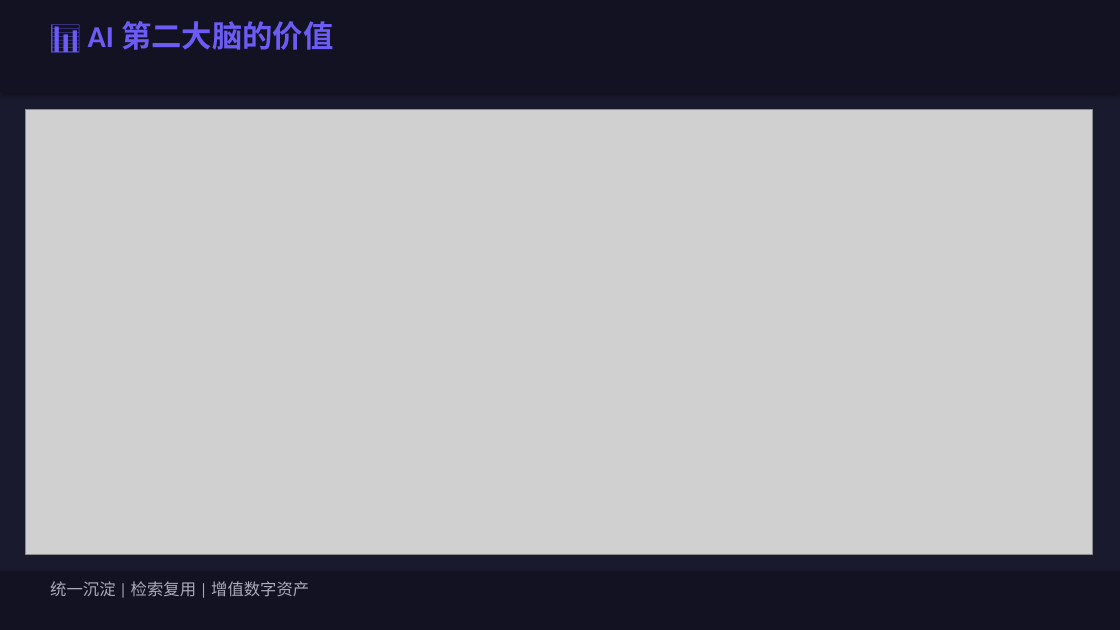
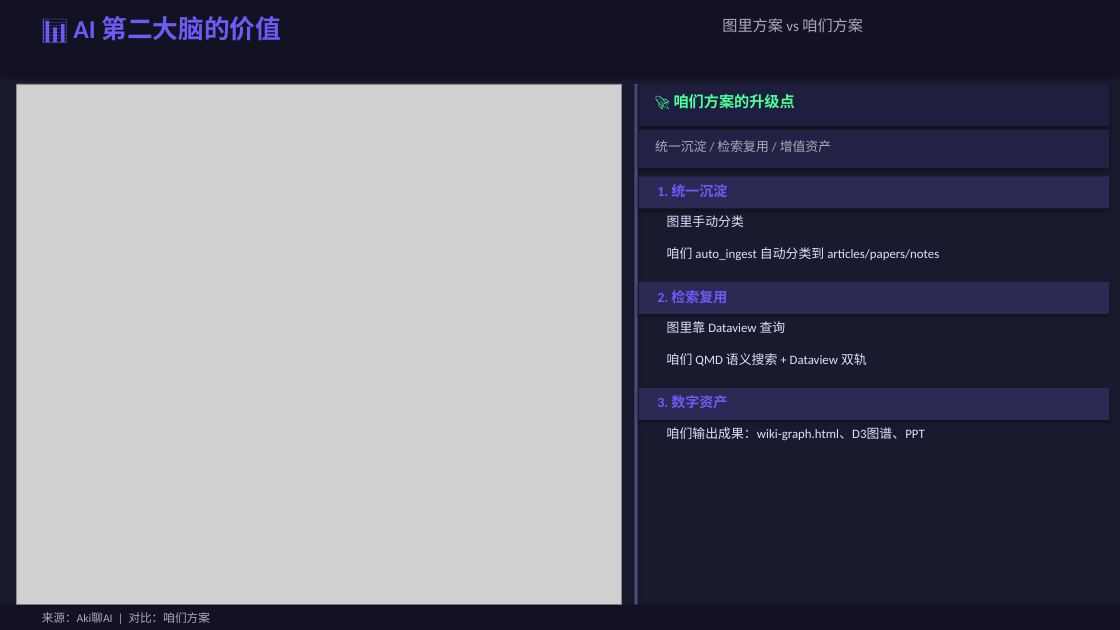
Before and after one commit to JohnsonYangJS/obsidian-llm-wiki, a slide deck: slide 15 of output/LLM_Wiki_OpenClaw_Obsidian_完整版.pptx. Drawn at 1120x630 pixels with LibreOffice and Linux fonts; fonts in the diff are those of the drawing; grey boxes stand for pictures. Boxes give left, top, right and bottom in pixels: in the first picture for what was removed or moved away, otherwise in the second. Text is boxed around its words. In the diff, an @@ line names an element or a change of style, - is before the commit and + after.

```diff
--- a/output/LLM_Wiki_OpenClaw_Obsidian_完整版.pptx
+++ b/output/LLM_Wiki_OpenClaw_Obsidian_完整版.pptx
@@ rectangle: place and size @@
-rectangle at (0,0,1120,92)
+rectangle at (0,0,1120,76)
@@ text "📊 AI 第二大脑的价值": place and size @@
-text "📊 AI 第二大脑的价值" at (88,21,333,50)
+text "📊 AI 第二大脑的价值" at (73,16,281,41)
@@ text "📊 AI 第二大脑的价值" at (73,16,281,41): size 26 to 22 pt @@
@@ text added at (722,18,863,32), 13 pt, text #AAAABB @@
+图里方案 vs 咱们方案
@@ picture: place and size @@
-picture at (25,109,1092,555)
+picture at (17,84,622,605)
@@ rectangle added at (634,84,638,605), fill #4A4A7A @@
@@ rectangle added at (639,84,1109,126), fill #1E1E3E @@
@@ text added at (674,94,795,109), 13 pt, text #4EFF9C, bold @@
+🚀 咱们方案的升级点
@@ rectangle added at (639,130,1109,168), fill #222244 @@
@@ text at (655,140,831,152): text changed; size 14 to 11 pt @@
-统一沉淀 | 检索复用 | 增值数字资产
+统一沉淀 / 检索复用 / 增值资产
@@ rectangle added at (639,176,1109,208), fill #2A2A55 @@
@@ text added at (657,184,727,197), 12 pt, text #6C5CF5, bold @@
+1. 统一沉淀
@@ text added at (667,215,744,227), 11 pt, text #E0E0FF @@
+图里手动分类
@@ text added at (667,247,939,260), 11 pt, text #E0E0FF @@
+咱们 auto_ingest 自动分类到 articles/papers/notes
@@ rectangle added at (639,282,1109,314), fill #2A2A55 @@
@@ text added at (657,290,727,303), 12 pt, text #6C5CF5, bold @@
+2. 检索复用
@@ text added at (667,321,786,333), 11 pt, text #E0E0FF @@
+图里靠 Dataview 查询
@@ text added at (667,353,867,366), 11 pt, text #E0E0FF @@
+咱们 QMD 语义搜索 + Dataview 双轨
@@ rectangle added at (639,388,1109,420), fill #2A2A55 @@
@@ text added at (657,395,727,408), 12 pt, text #6C5CF5, bold @@
+3. 数字资产
@@ text added at (667,427,925,440), 11 pt, text #E0E0FF @@
+咱们输出成果：wiki-graph.html、D3图谱、PPT
@@ rectangle: place and size @@
-rectangle at (0,571,1120,630)
+rectangle at (0,605,1120,630)
@@ text added at (42,612,210,623), 10 pt, text #AAAABB @@
+来源：Aki聊AI | 对比：咱们方案
```
Also in this commit, not shown: 2 other slides changed, 1 slide added, 1 slide removed.
